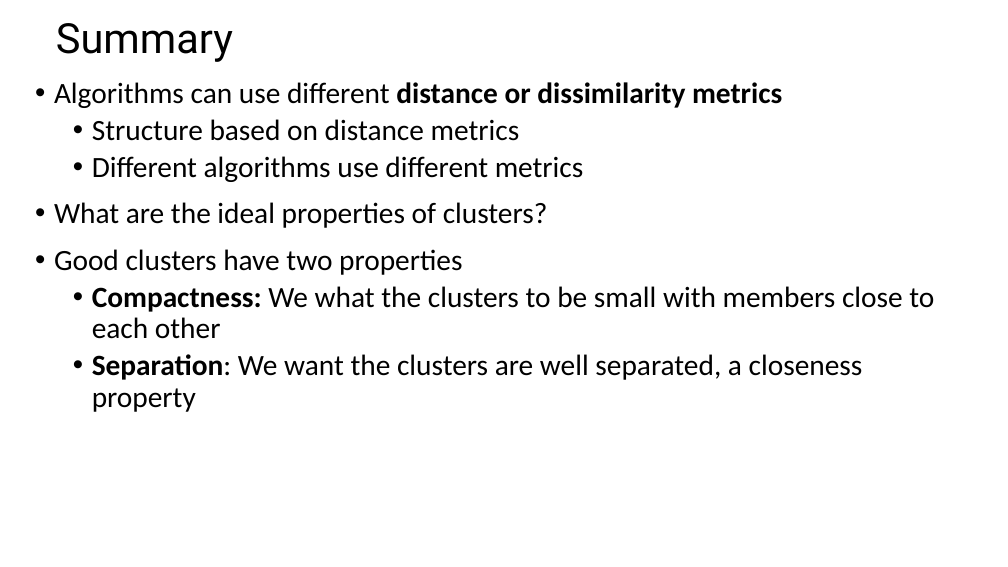
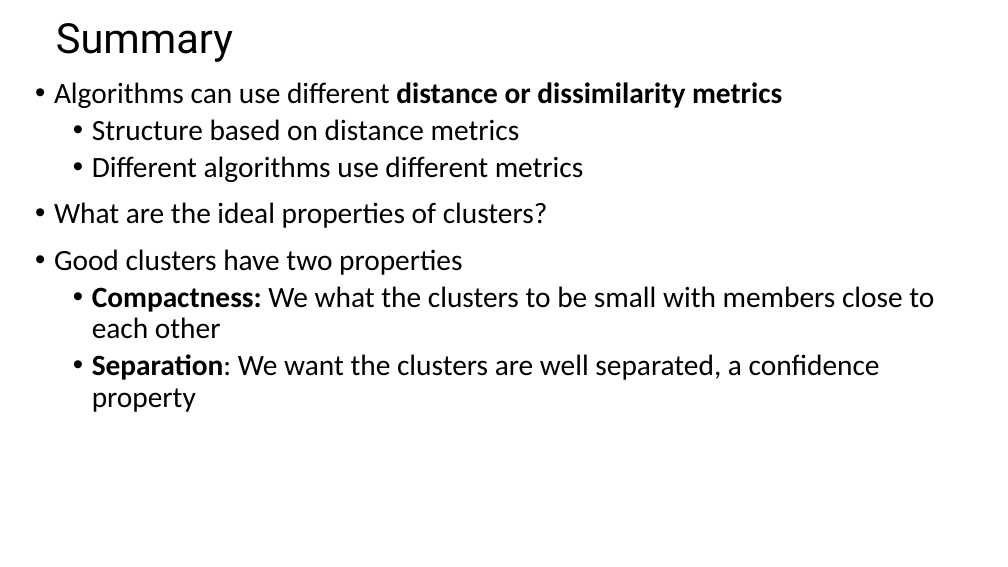
Before and after one commit to TimBohlemann/CSCI-E-108, a slide deck: slide 72 of slides/8_IntroductionToClustering_Part1.pptx. Drawn at 1008x567 pixels with LibreOffice and Linux fonts; fonts in the diff are those of the drawing. Boxes give left, top, right and bottom in pixels: in the first picture for what was removed or moved away, otherwise in the second. Text is boxed around its words. In the diff, an @@ line names an element or a change of style, - is before the commit and + after.

Commit message:
Corrected typos from lecture

```diff
--- a/slides/8_IntroductionToClustering_Part1.pptx
+++ b/slides/8_IntroductionToClustering_Part1.pptx
@@ text at [92, 354, 880, 412]: text changed @@
-  • Separation: We want the clusters are well separated, a closeness property
+  • Separation: We want the clusters are well separated, a confidence property
```
Also in this commit, not shown: 2 other slides changed.
